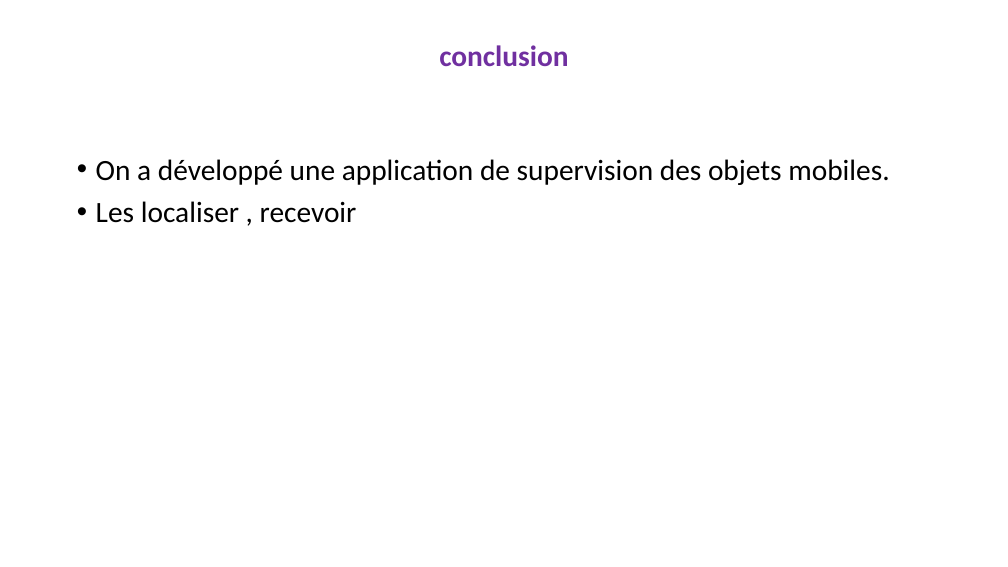
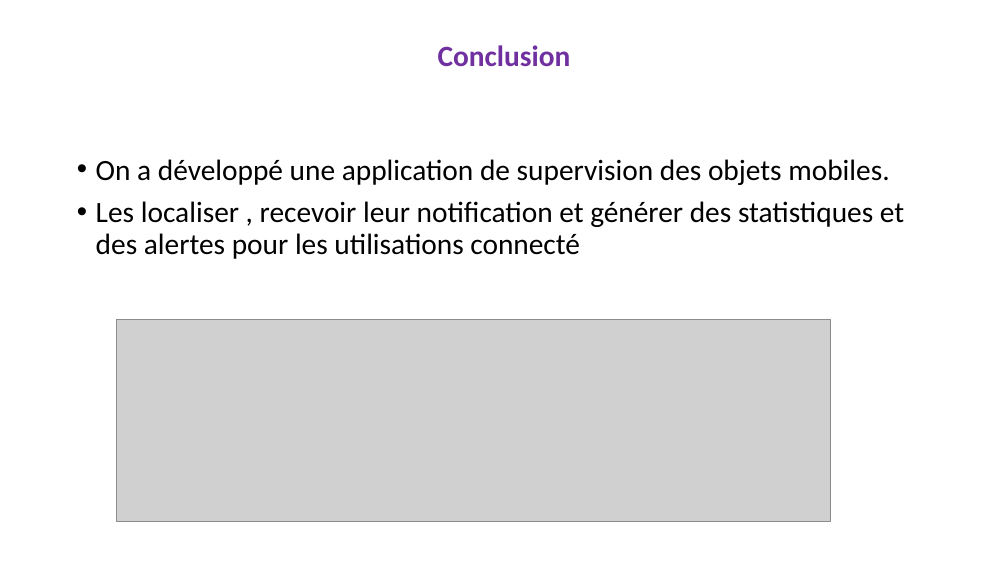
Before and after one commit to HabibAroua/Conception-la-mise-en-place-et-test-d-une-application-d-Internet-of-Mobile-Things, a slide deck: slide 34 of ppe-presentation.pptx (slide 36 before the commit). Drawn at 1008x567 pixels with LibreOffice and Linux fonts; fonts in the diff are those of the drawing; grey boxes stand for pictures. Boxes give left, top, right and bottom in pixels: in the first picture for what was removed or moved away, otherwise in the second. Text is boxed around its words. In the diff, an @@ line names an element or a change of style, - is before the commit and + after.

```diff
--- a/ppe-presentation.pptx
+++ b/ppe-presentation.pptx
@@ title at <box>438,45,571,67</box>: text changed @@
-conclusion
+Conclusion
@@ text at <box>96,201,904,259</box>: text changed @@
-• Les localiser , recevoir
+• Les localiser , recevoir leur notification et générer des statistiques et des alertes pour les utilisations connecté
@@ picture added at <box>116,319,830,522</box> @@
```
Also in this commit, not shown: 3 other slides changed, 2 slides added, 4 slides removed.
